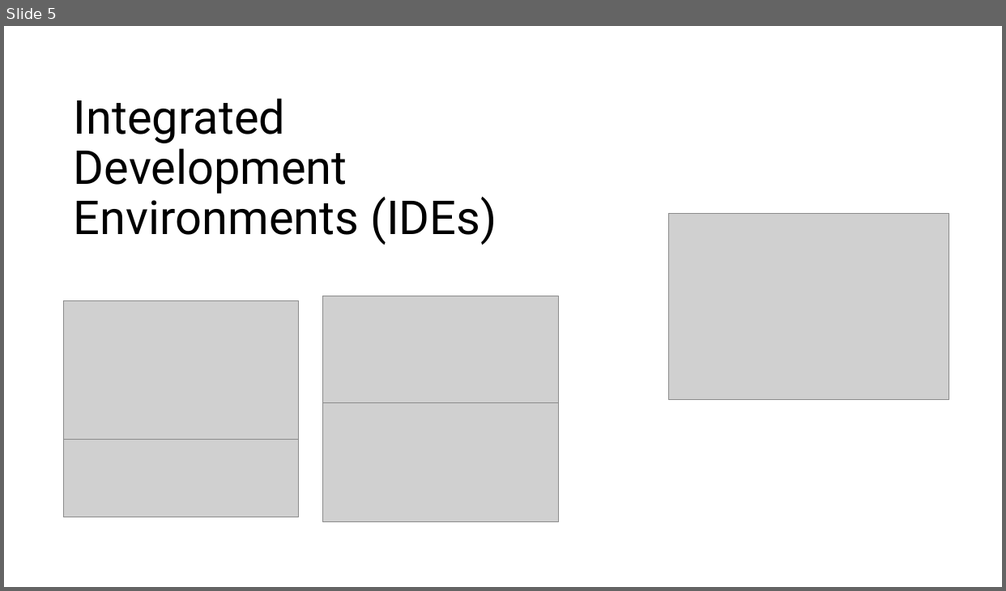
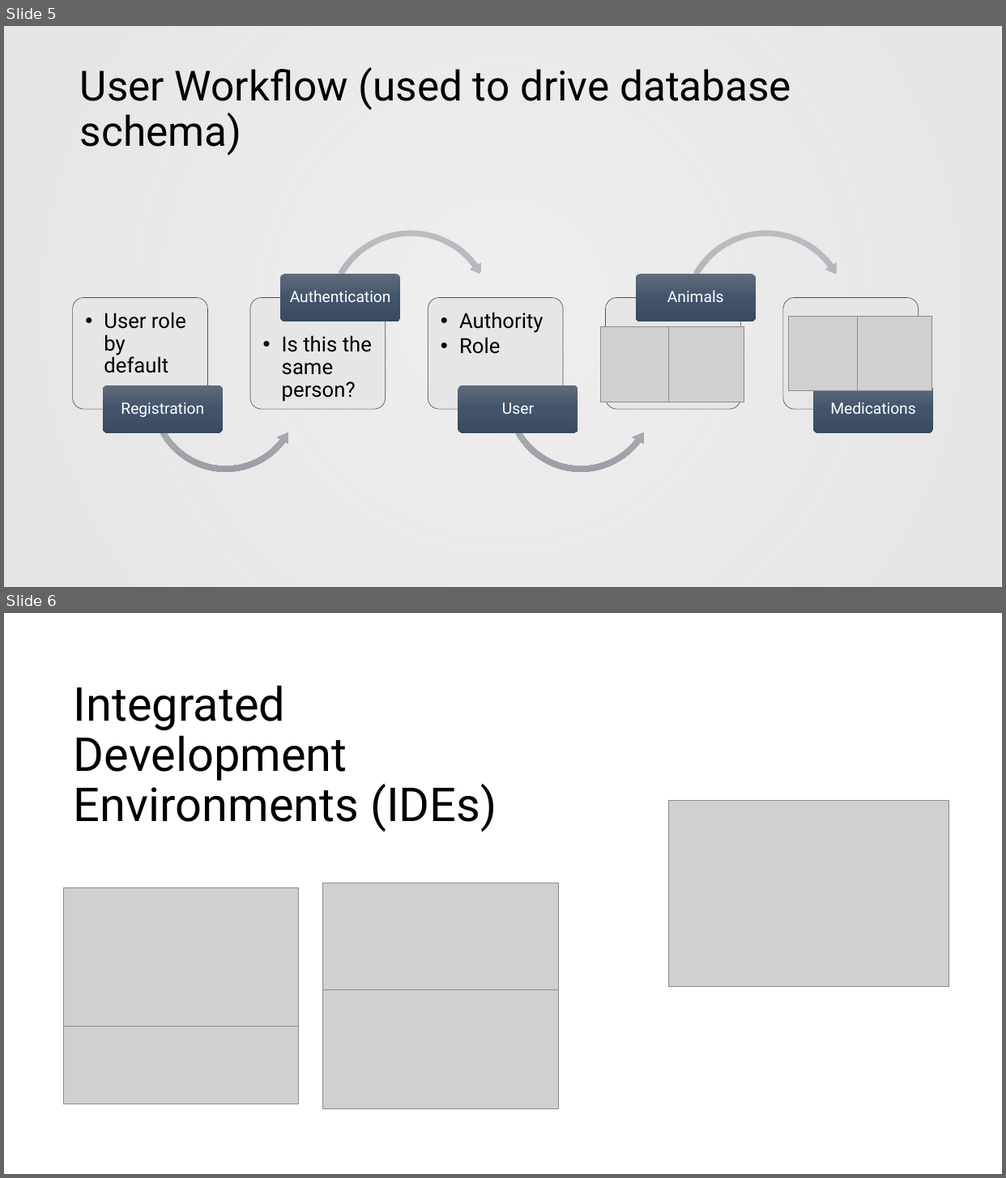
Before and after one commit to fcynnek/Final-Project, a slide deck: Final Project Documentation/Final Project Presentation.pptx. Shown one above the other, each under a label of ours: slide 5 before the commit, slides 5 and 6 after it. The pictures are 1006x591 and 1006x1178 pixels, drawn with LibreOffice and Linux fonts; fonts in the diff are those of the drawing; grey boxes stand for pictures. Boxes give left, top, right and bottom in pixels: in the first picture for what was removed or moved away, otherwise in the second. Text is boxed around its words. In the diff, an @@ line names an element or a change of style, - is before the commit and + after.

```diff
--- a/Final Project Documentation/Final Project Presentation.pptx
+++ b/Final Project Documentation/Final Project Presentation.pptx
@@ slide 5 added at [4,26,1002,587], background #FFFFFF @@
@@ rectangle added at [4,26,1002,587], fill gradient #E7E6E6 @@
@@ title added at [80,67,791,156], 40 pt, text #000000 @@
+User Workflow (used to drive database schema)
@@ picture added at [790,317,864,391] @@
@@ picture added at [858,317,932,391] @@
@@ picture added at [601,327,675,402] @@
@@ picture added at [670,327,744,402] @@
@@ group added at [73,227,933,476]: 10 rounded rectangles, 8 texts, 2 left circular arrows, 2 circular arrows @@
+  • User role by default
+Registration
+  • Is this the same person?
+Authentication
+  • Authority
+  • Role
+User
+Animals
+Medications
@@ what was slide 5 is now slide 6 @@
```
Also in this commit, not shown: 4 slides changed.
